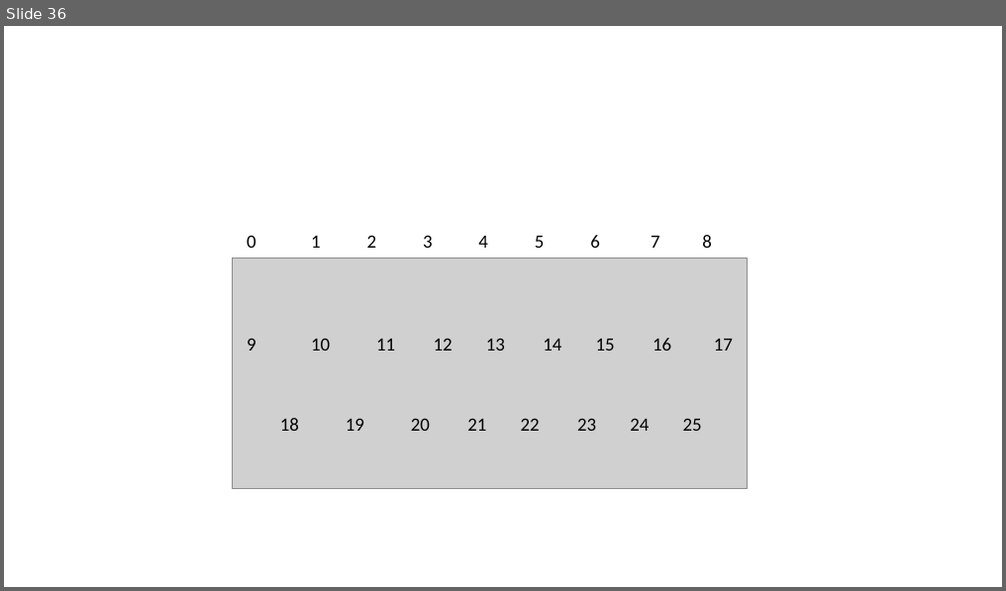
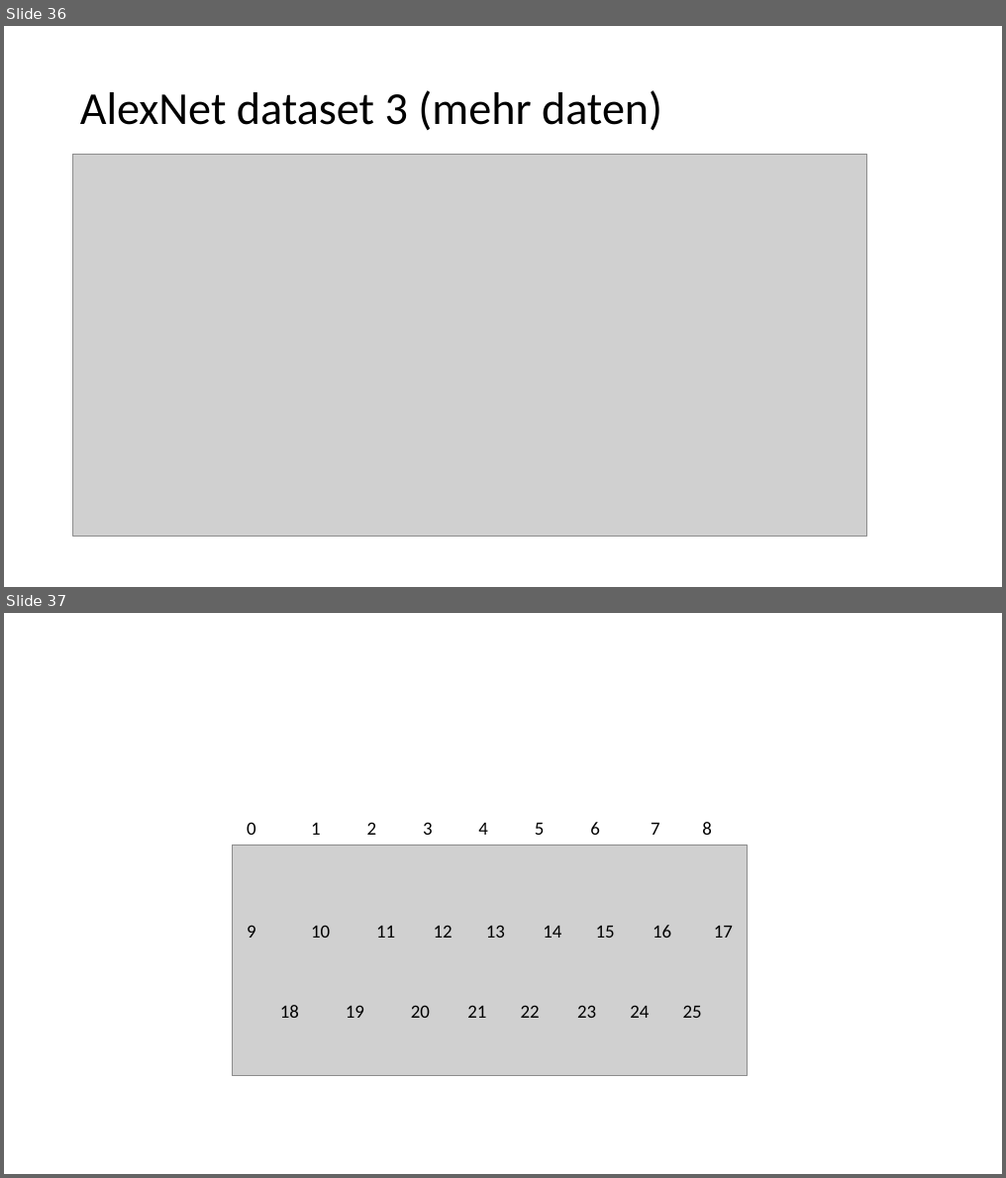
Before and after one commit to ChiaraPerocco/ADL-Project, a slide deck: Präsentation1 (3).pptx. Shown one above the other, each under a label of ours: slide 36 before the commit, slides 36 and 37 after it. The pictures are 1006x591 and 1006x1178 pixels, drawn with LibreOffice and Linux fonts; fonts in the diff are those of the drawing; grey boxes stand for pictures. Boxes give left, top, right and bottom in pixels: in the first picture for what was removed or moved away, otherwise in the second. Text is boxed around its words. In the diff, an @@ line names an element or a change of style, - is before the commit and + after.

```diff
--- a/Präsentation1 (3).pptx
+++ b/Präsentation1 (3).pptx
@@ slide 36 added at box(4, 26, 1002, 587), background #FFFFFF @@
@@ title added at box(80, 90, 662, 131), 44 pt, text #000000 @@
+AlexNet dataset 3 (mehr daten)
@@ picture added at box(73, 154, 867, 536) @@
@@ what was slide 36 is now slide 37 @@
```
Also in this commit, not shown: 1 other slide added, 3 other files.
